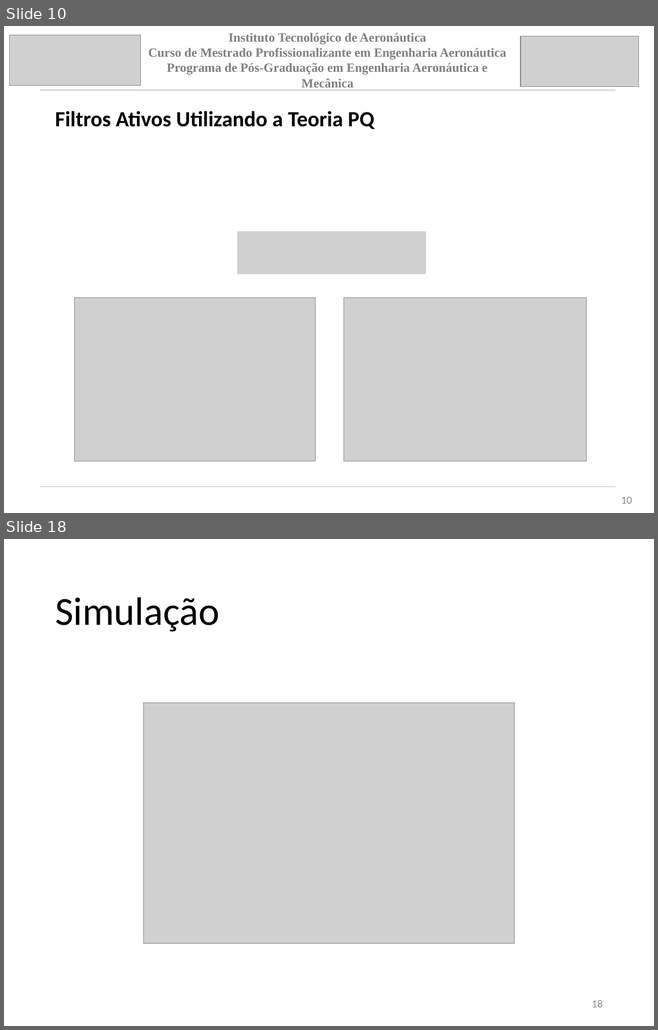
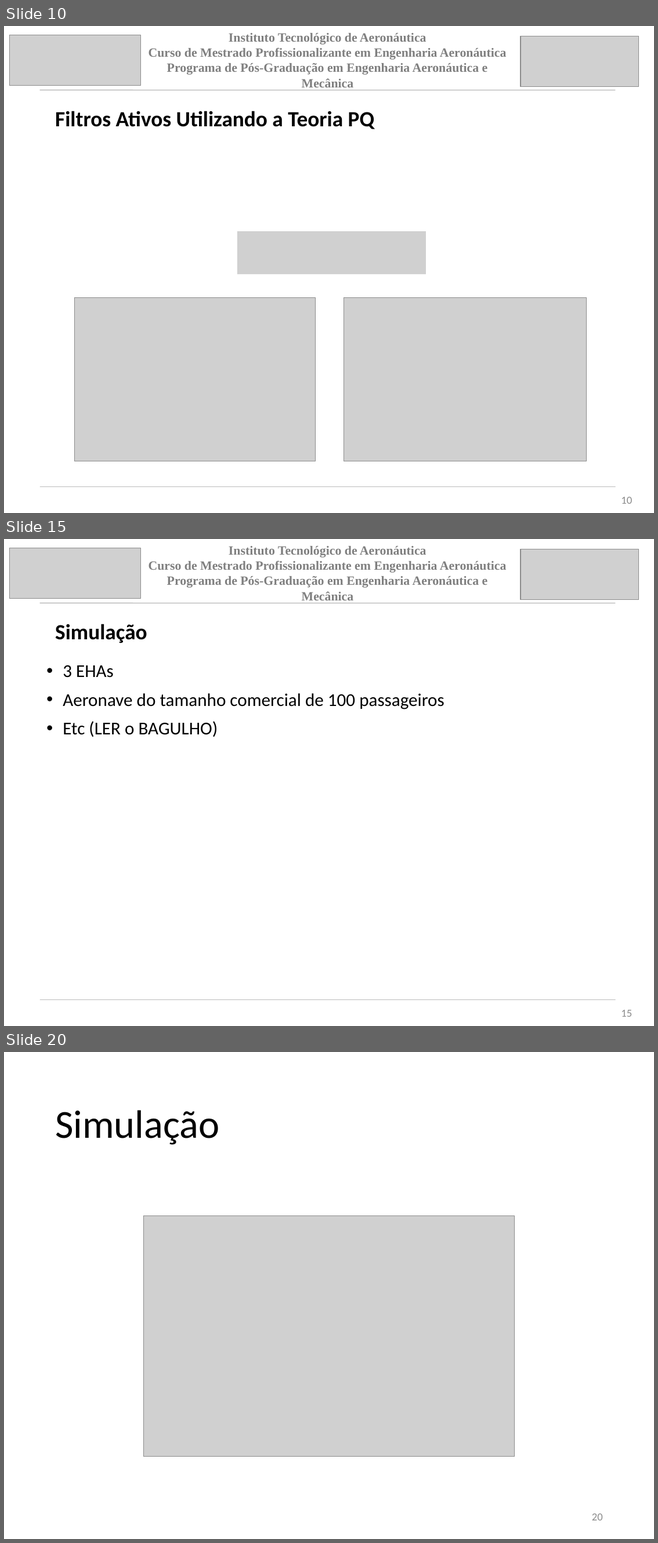
Before and after one commit to jpsoliv/MestradoJPSO, a slide deck: Apresentação/Apresentação_baixo_nivel.pptx. Shown one above the other, each under a label of ours: slides 10 and 18 before the commit, slides 10, 15 and 20 after it; the slides between them are not shown. The pictures are 658x1030 and 658x1543 pixels, drawn with LibreOffice and Linux fonts; fonts in the diff are those of the drawing; grey boxes stand for pictures. Boxes give left, top, right and bottom in pixels: in the first picture for what was removed or moved away, otherwise in the second. Text is boxed around its words. In the diff, an @@ line names an element or a change of style, - is before the commit and + after.

```diff
--- a/Apresentação/Apresentação_baixo_nivel.pptx
+++ b/Apresentação/Apresentação_baixo_nivel.pptx
@@ slide 15 added at [4, 539, 654, 1026], background #FFFFFF @@
@@ picture added at [9, 548, 140, 599] @@
@@ text added at [148, 546, 506, 603], 14 pt, text #7F7F7F, bold @@
+Instituto Tecnológico de Aeronáutica
+Curso de Mestrado Profissionalizante em Engenharia Aeronáutica
+Programa de Pós-Graduação em Engenharia Aeronáutica e Mecânica
@@ picture added at [520, 549, 639, 600] @@
@@ line added from (40, 603) to (615, 603), #A5A5A5 0.51 pt @@
@@ title added at [55, 624, 147, 643], 24 pt, text #000000, bold @@
+Simulação
@@ text added at [63, 665, 444, 737], 20 pt, text #000000 @@
+• 3 EHAs
+• Aeronave do tamanho comercial de 100 passageiros
+• Etc (LER o BAGULHO)
@@ line added from (41, 1000) to (615, 1000), #A5A5A5 0.51 pt @@
@@ page number added at [621, 1010, 632, 1017], 12 pt, text #8C8C8C @@
+15
@@ what was slide 18 is now slide 20 @@
@@ page number at [592, 1514, 603, 1521]: text changed @@
-18
+20
```
Also in this commit, not shown: 6 slides changed, 6 other slides added, 5 slides removed.
